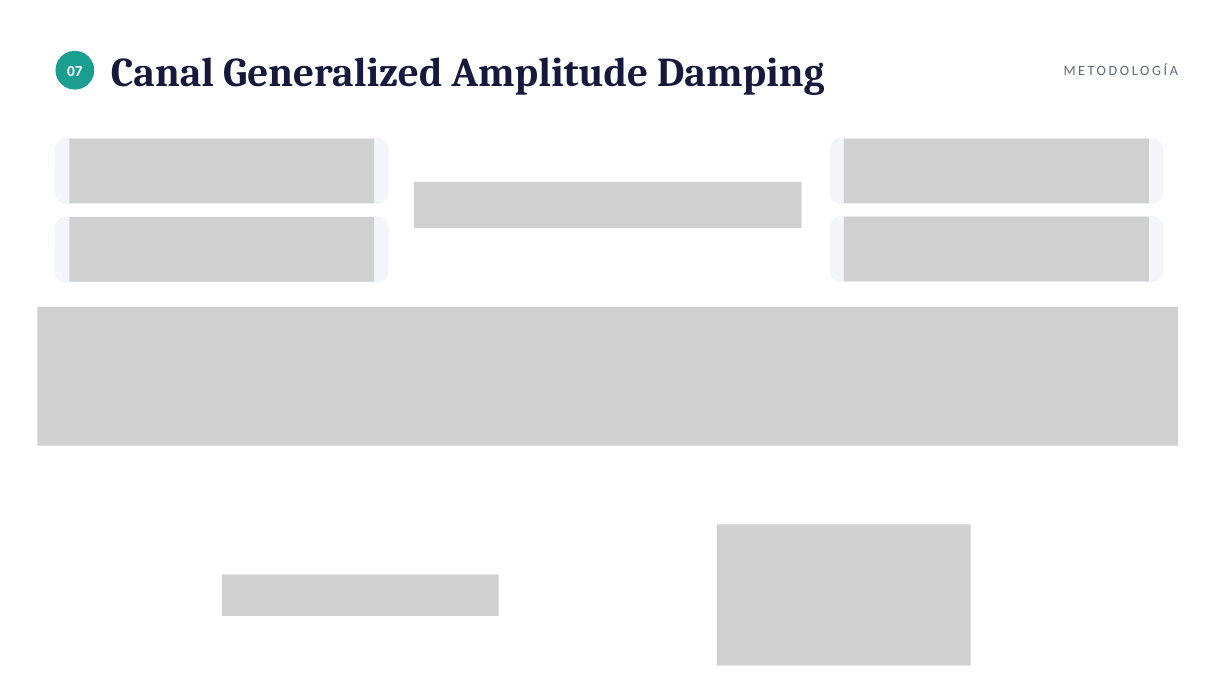
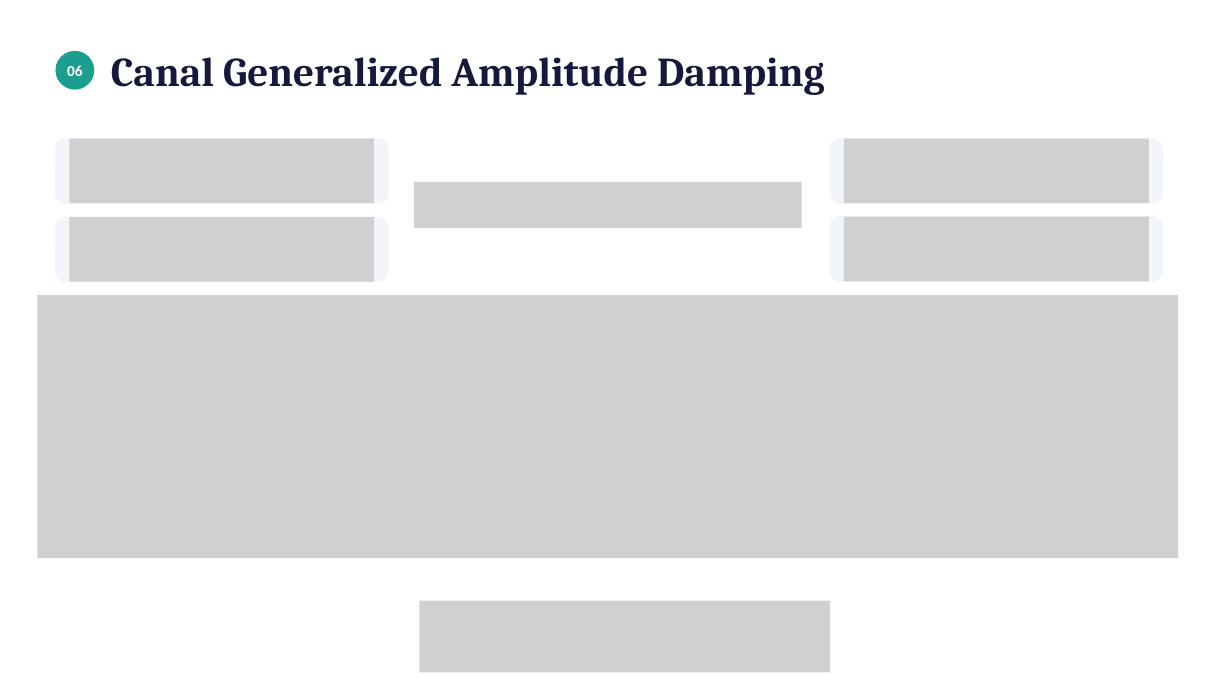
Before and after one commit to tomasSiSa18/TesisPregrado, a slide deck: slide 19 of PresentacionSemana8/PresentacionSemana8.pptx (slide 17 before the commit). Drawn at 1232x693 pixels with LibreOffice and Linux fonts; fonts in the diff are those of the drawing; grey boxes stand for pictures. Boxes give left, top, right and bottom in pixels: in the first picture for what was removed or moved away, otherwise in the second. Text is boxed around its words. In the diff, an @@ line names an element or a change of style, - is before the commit and + after.

```diff
--- a/PresentacionSemana8/PresentacionSemana8.pptx
+++ b/PresentacionSemana8/PresentacionSemana8.pptx
@@ text at box(67, 65, 83, 76): text changed @@
-07
+06
@@ text removed at box(1064, 63, 1178, 75) @@
-METODOLOGÍA
@@ picture: place and size @@
-picture at box(38, 307, 1178, 445)
+picture at box(38, 295, 1178, 558)
@@ picture removed at box(717, 524, 970, 665) @@
@@ picture removed at box(222, 574, 499, 616) @@
@@ picture added at box(420, 601, 830, 673) @@
```
Also in this commit, not shown: 10 other slides changed, 4 slides added.
